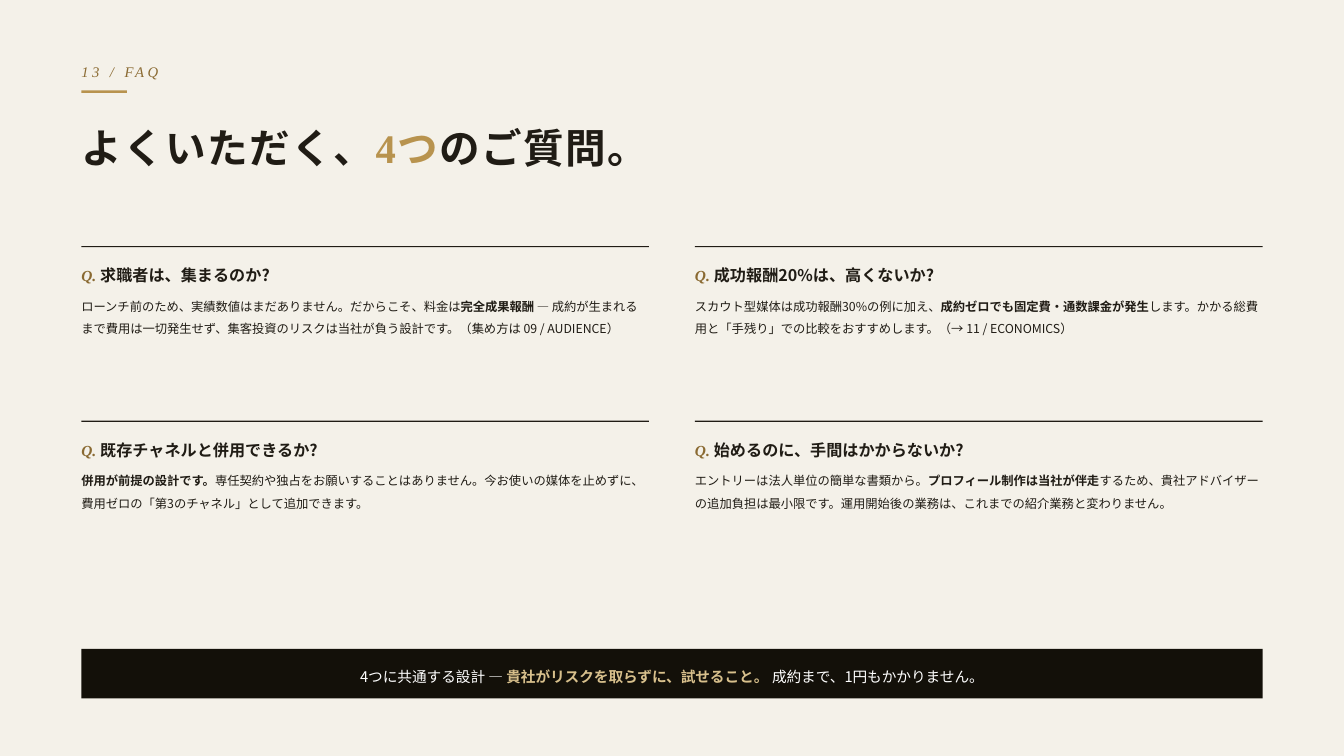
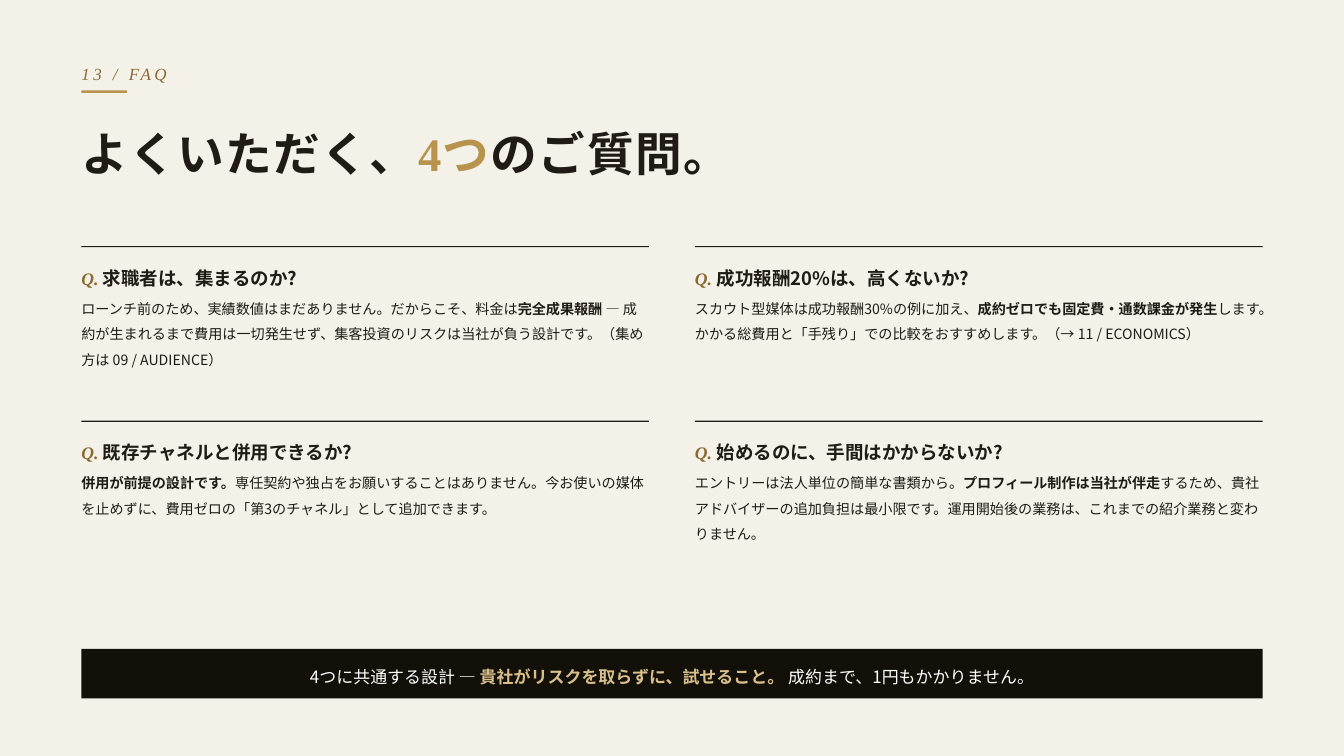
Before and after one commit to hokan38/Business, a slide deck: slide 14 of sales/markgate-agent-deck.pptx. Drawn at 1344x756 pixels with LibreOffice and Linux fonts; fonts in the diff are those of the drawing. Boxes give left, top, right and bottom in pixels: in the first picture for what was removed or moved away, otherwise in the second. Text is boxed around its words. In the diff, an @@ line names an element or a change of style, - is before the commit and + after.

```diff
--- a/sales/markgate-agent-deck.pptx
+++ b/sales/markgate-agent-deck.pptx
@@ text "13 / FAQ" at [82, 57, 875, 86]: size 10.5 to 12.1 pt @@
@@ text "よくいただく、4つのご質問。" at [81, 131, 729, 176]: size 29 to 33.3 pt @@
@@ text "Q. 求職者は、集まるのか?" at [81, 269, 297, 288]: size 11 to 12.6 pt in "Q."; size 11.5 to 13.2 pt in "求職者は、集まるのか?" @@
@@ text "Q. 成功報酬20%は、高くないか?" at [695, 269, 969, 288]: size 11 to 12.6 pt in "Q."; size 11.5 to 13.2 pt in "成功報酬20%は、高くないか?" @@
@@ text "Q. 既存チャネルと併用できるか?" at [81, 443, 352, 462]: size 11 to 12.6 pt in "Q."; size 11.5 to 13.2 pt in "既存チャネルと併用できるか?" @@
@@ text "Q. 始めるのに、手間はかからないか?" at [695, 443, 1003, 462]: size 11 to 12.6 pt in "Q."; size 11.5 to 13.2 pt in "始めるのに、手間はかからないか?" @@
@@ size 8.8 to 10.1 pt in 4 elements at [81, 302, 643, 366], [695, 302, 1273, 341], [81, 476, 644, 516], [695, 476, 1259, 540] @@
@@ text "4つに共通する設計 — 貴社がリスクを取らずに、試せること。 成約まで、1円もかかりません。" at [310, 668, 1034, 685]: size 10.5 to 12.1 pt @@
```
Also in this commit, not shown: 16 other slides changed, 2 other files.
